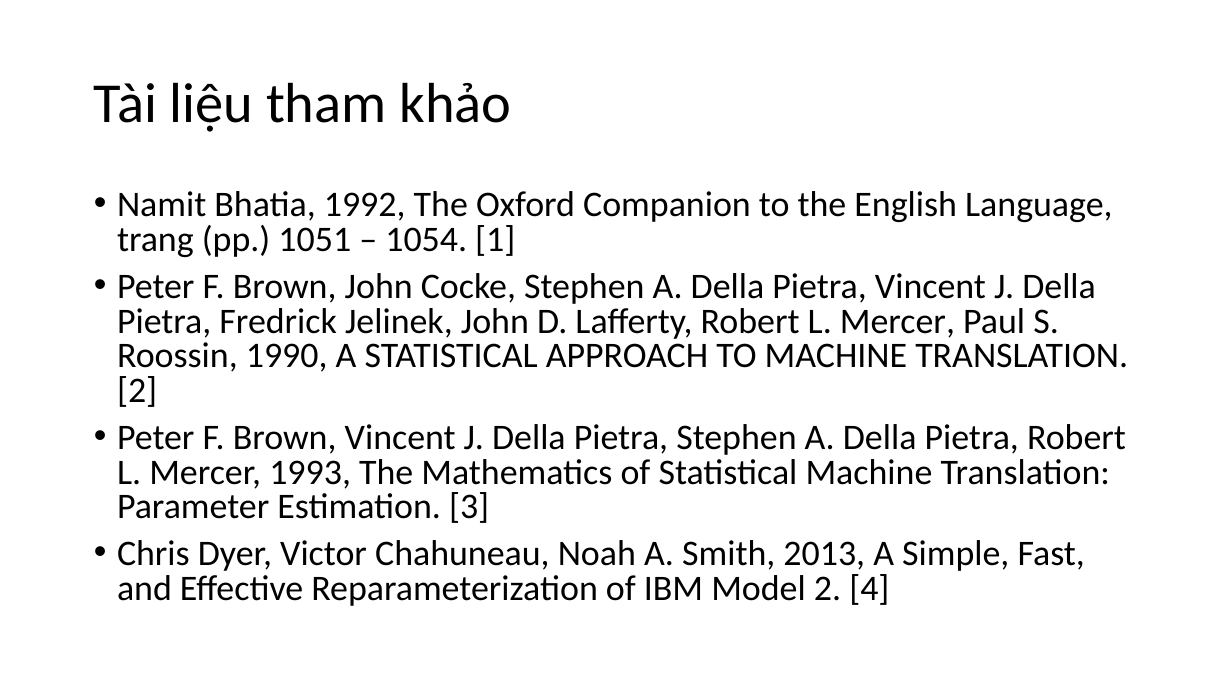
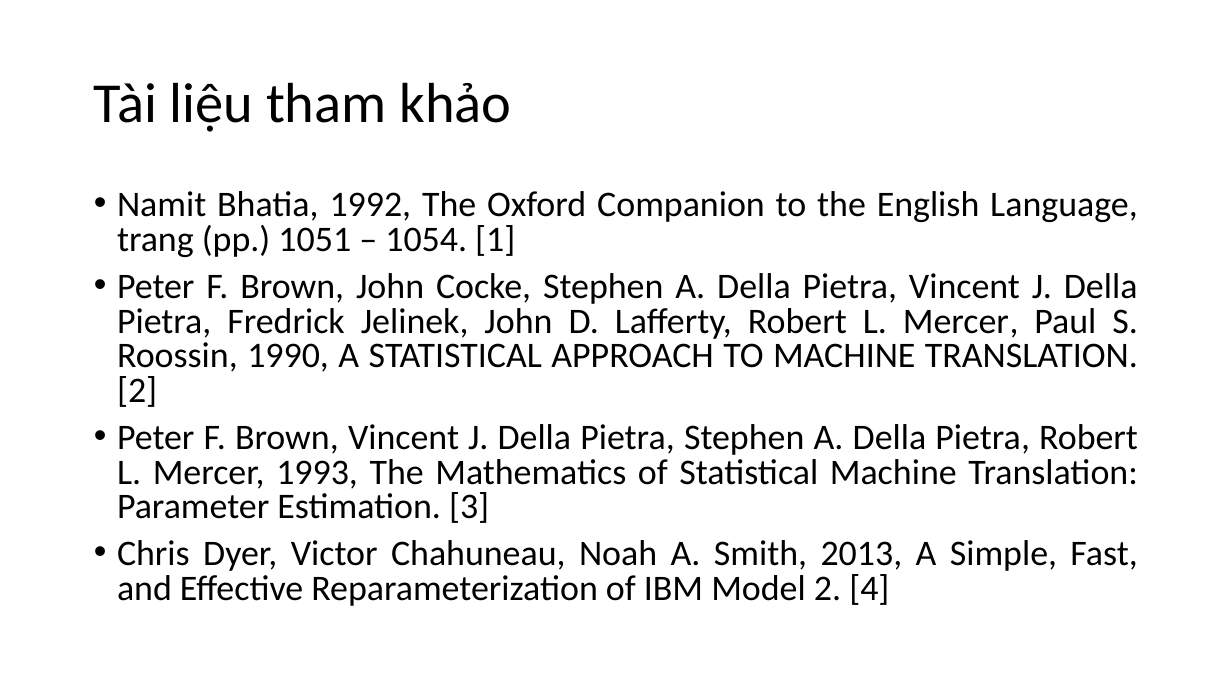
Before and after one commit to nguyenduyhanlam/Improving-Vietnamese-English-neural-machine-translation-with-guiding-word-alignments, a slide deck: slide 2 of dcct.pptx. Drawn at 1232x693 pixels with LibreOffice and Linux fonts; fonts in the diff are those of the drawing. Boxes give left, top, right and bottom in pixels: in the first picture for what was removed or moved away, otherwise in the second. Text is boxed around its words. In the diff, an @@ line names an element or a change of style, - is before the commit and + after.

```diff
--- a/dcct.pptx
+++ b/dcct.pptx
@@ text "Namit Bhatia, 1992, The Oxford ..." at box(117, 191, 1138, 606): alignment left to justified @@
```
Also in this commit, not shown: 2 other slides changed, 14 slides added.
